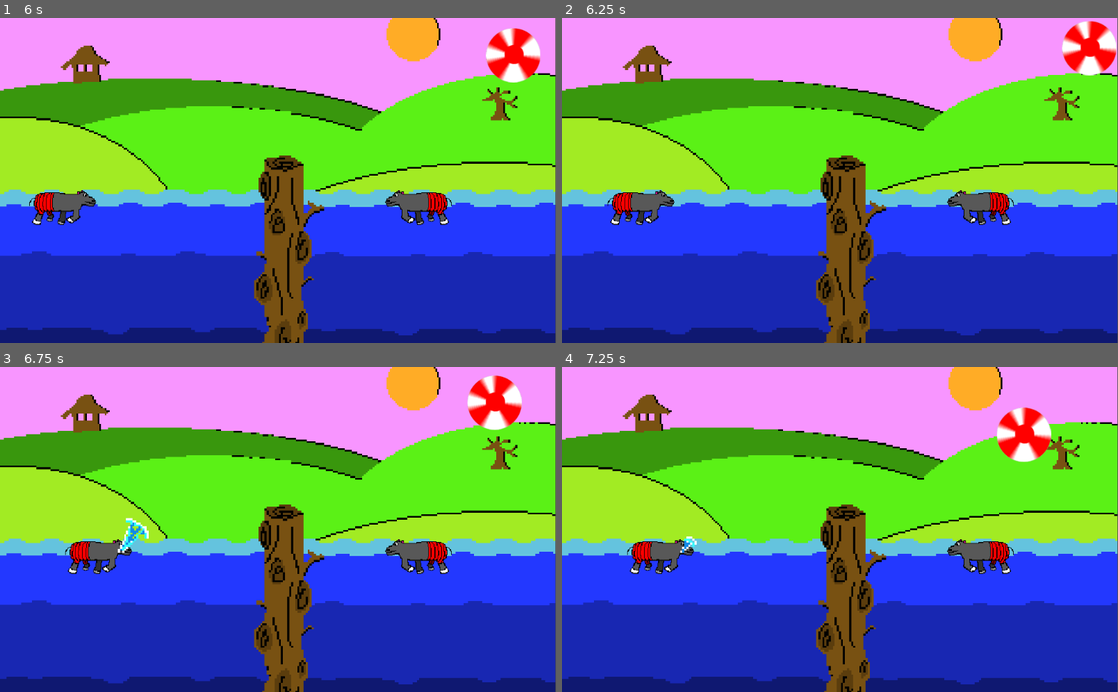
Above: before the commit, frames 1-4 (two rows, left to right).
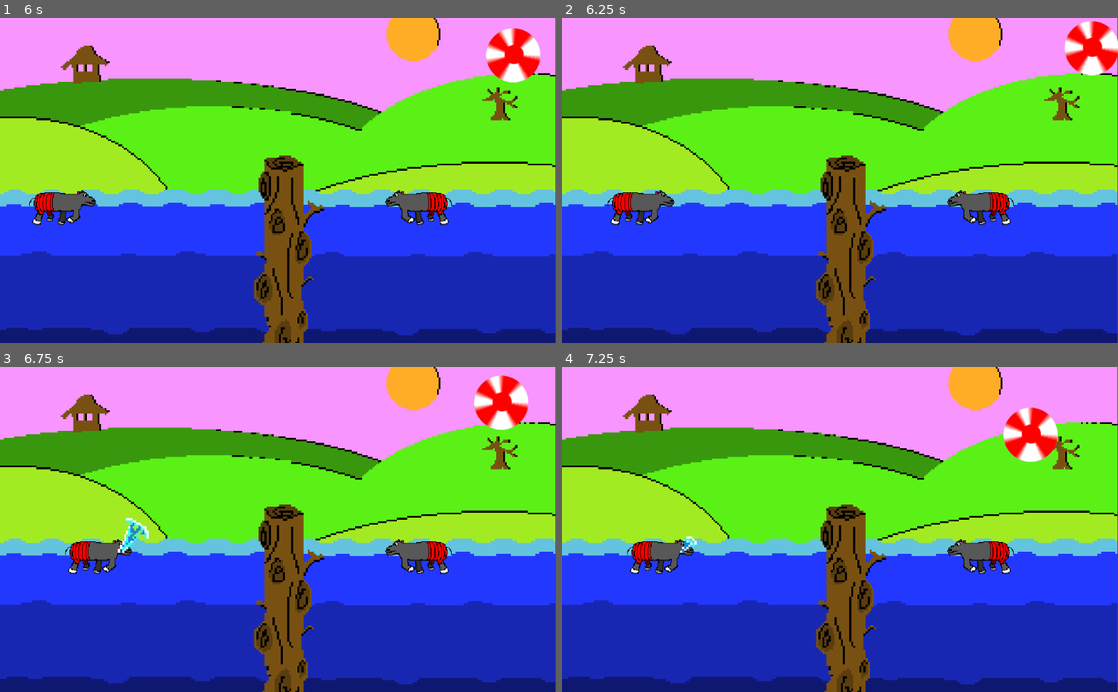
Above: after the commit, the same moments.

Repository: TeamGalileoRobotics/whippo
Game: Godot game, scene res://main.tscn
Two runs of this game, one before a commit and one after it. Both use one fixed random seed, a clock stepped at 60 frames per second and the inputs below.
Inputs:
- Up to frame 1 (6 s): hold D (playerLeft_right) 0.53-1.28 s; hold A (playerLeft_left) 1.28-2.03 s; hold D (playerLeft_right) 2.03-2.78 s; hold W (playerLeft_up) 2.78-3.53 s; hold A (playerLeft_left) 3.53-5.78 s; hold D (playerLeft_right) from 5.78 s (still down)
- Up to frame 2 (6.25 s): keep holding D (playerLeft_right)
- Up to frame 3 (6.75 s): release D (playerLeft_right) at 6.53 s; hold W (playerLeft_up) from 6.53 s (still down)
- Up to frame 4 (7.25 s): keep holding W (playerLeft_up)

Frame 1 is identical in both runs. In frame 2, 0.6% of the frame differs, in the area x 89-100%, y 0-18%; in frame 3, 1.0%; in frame 4, 1.0%, in the area x 78-90%, y 12-30%.

Commit message:
Merge borders for better readability

Diff:
--- a/main.tscn
+++ b/main.tscn
@@ -19,16 +19,6 @@
 
 custom_solver_bias = 0.0
 extents = Vector2( 250, 20 )
-
-[sub_resource type="RectangleShape2D" id=3]
-
-custom_solver_bias = 0.0
-extents = Vector2( 11.2147, 311.256 )
-
-[sub_resource type="RectangleShape2D" id=4]
-
-custom_solver_bias = 0.0
-extents = Vector2( 13.0391, 521.492 )
 
 [node name="main" type="Node2D" index="0"]
 
@@ -135,9 +125,8 @@
 contact_monitor = true
 _sections_unfolded = [ "Angular", "Applied Forces", "Linear" ]
 
-[node name="wallLeft" type="StaticBody2D" parent="." index="6"]
+[node name="border" type="StaticBody2D" parent="." index="6"]
 
-editor/display_folded = true
 position = Vector2( 790, 350 )
 scale = Vector2( 0.996094, 1 )
 input_pickable = false
@@ -148,51 +137,12 @@
 friction = 1.0
 bounce = 0.0
 
-[node name="CollisionShape2D" type="CollisionShape2D" parent="wallLeft" index="0"]
+[node name="CollisionPolygon2D" type="CollisionPolygon2D" parent="border" index="0"]
 
-position = Vector2( -803.112, -212.274 )
-shape = SubResource( 3 )
+build_mode = 0
+polygon = PoolVector2Array( -793.098, 30, -793.098, -750, 240.941, -750, 240.941, 30, 261.02, 30, 261.02, -770, -813.176, -770, -813.176, 30 )
 
-[node name="wallTop" type="StaticBody2D" parent="." index="7"]
-
-editor/display_folded = true
-position = Vector2( 790, 350 )
-scale = Vector2( 0.996094, 1 )
-input_pickable = false
-collision_layer = 1
-collision_mask = 1
-constant_linear_velocity = Vector2( 0, 0 )
-constant_angular_velocity = 0.0
-friction = 1.0
-bounce = 0.0
-
-[node name="CollisionShape2D" type="CollisionShape2D" parent="wallTop" index="0"]
-
-position = Vector2( -295.153, -497.09 )
-rotation = 1.5708
-scale = Vector2( 0.884963, 1 )
-shape = SubResource( 4 )
-_sections_unfolded = [ "Transform" ]
-
-[node name="wallLeft2" type="StaticBody2D" parent="." index="8"]
-
-editor/display_folded = true
-position = Vector2( 790, 350 )
-scale = Vector2( 0.996094, 1 )
-input_pickable = false
-collision_layer = 1
-collision_mask = 1
-constant_linear_velocity = Vector2( 0, 0 )
-constant_angular_velocity = 0.0
-friction = 1.0
-bounce = 0.0
-
-[node name="CollisionShape2D" type="CollisionShape2D" parent="wallLeft2" index="0"]
-
-position = Vector2( 245.242, -208.85 )
-shape = SubResource( 3 )
-
-[node name="background" type="Sprite" parent="." index="9"]
+[node name="background" type="Sprite" parent="." index="7"]
 
 position = Vector2( 510, 320 )
 scale = Vector2( 3.20653, 3.20653 )
Not shown: 1 places in main.tscn that only renumber resources
